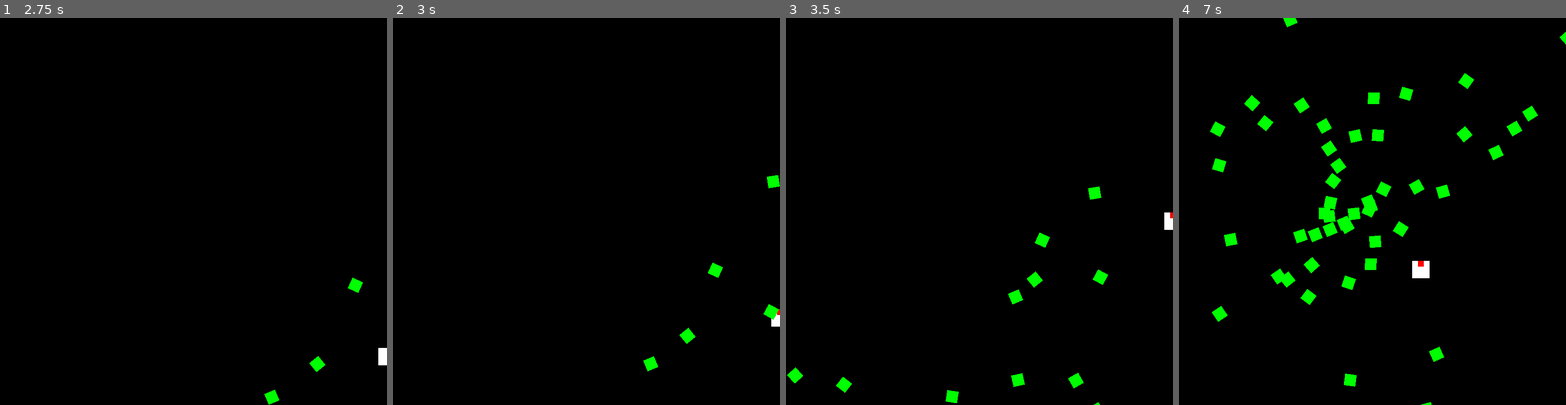
Above: before the commit, frames 1-4 (left to right).
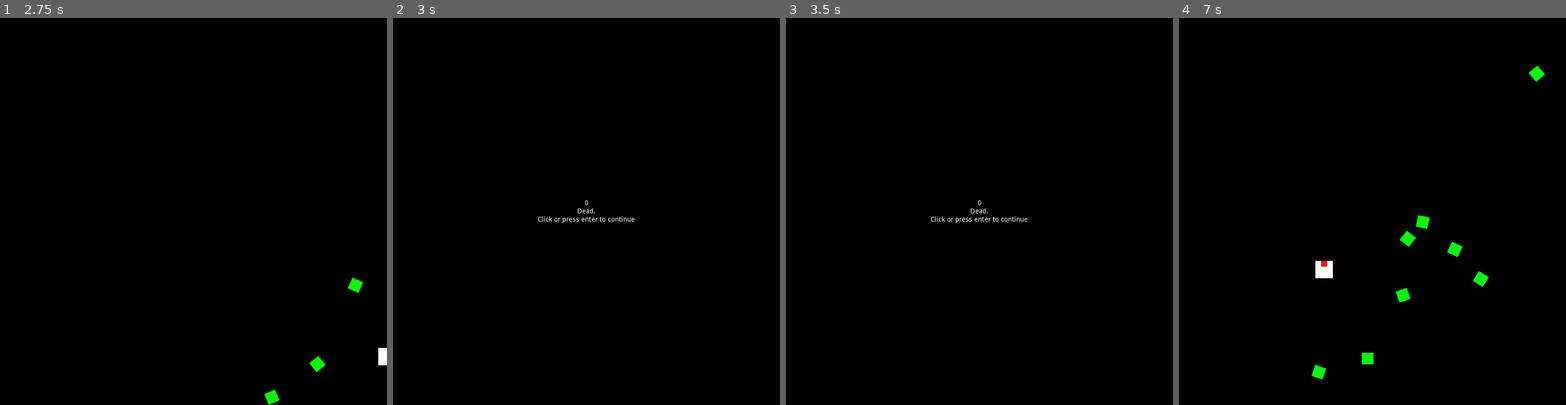
Above: after the commit, the same moments.

Repository: creikey/shmurn
Game: Godot game, scene res://Main.tscn
The game is run twice, just before and just after one commit, with the same random seed, the same clock (stepped at 60 frames per second) and the same inputs.
Inputs (mouse positions are in pixels of both pictures, inside the frame that each line leads up to):
- Up to frame 1 (2.75 s): tap Enter at 0.5 s; move the mouse to (278, 192) at 0.52 s; press the mouse at (278, 192) at 0.53 s; hold D (g_right) 0.53-1.28 s; move the mouse to (116, 230) at 1.27 s; release the mouse at (116, 230) at 1.28 s; hold S (g_down) 1.28-2.03 s; click (116, 230) at 1.35 s; move the mouse to (232, 126) at 2.02 s; press the mouse at (232, 126) at 2.03 s; hold D (g_right) from 2.03 s (still down)
- Up to frame 2 (3 s): move the mouse to (567, 288) at 2.77 s; release D (g_right) at 2.78 s; release the mouse at (567, 288) at 2.78 s; hold W (g_up) from 2.78 s (still down); click (567, 288) at 2.85 s
- Up to frame 3 (3.5 s): keep holding W (g_up)
- Up to frame 4 (7 s): tap Enter at 3.5 s; move the mouse to (1488, 269) at 3.52 s; release W (g_up) at 3.53 s; press the mouse at (1488, 269) at 3.53 s; hold A (g_left) 3.53-5.03 s; move the mouse to (1256, 153) at 4.27 s; release the mouse at (1256, 153) at 4.28 s; click (1256, 153) at 4.35 s; move the mouse to (1391, 211) at 5.02 s; press the mouse at (1391, 211) at 5.03 s; hold S (g_down) 5.03-5.78 s; move the mouse to (1314, 114) at 5.77 s; release the mouse at (1314, 114) at 5.78 s; hold D (g_right) 5.78-6.53 s; click (1314, 114) at 5.85 s; move the mouse to (1457, 192) at 6.52 s; press the mouse at (1457, 192) at 6.53 s; hold W (g_up) from 6.53 s (still down)

Frame 1 is identical in both runs. In frame 2, 0.7% of the frame differs, in the area x 37-100%, y 40-92%; in frame 3, 1.2%; in frame 4, 5.0%, in the area x 8-100%, y 0-100%.

Commit message:
Add logic to switch to game over screen

Diff:
--- a/src/Main.tscn
+++ b/src/Main.tscn
@@ -30,3 +30,4 @@
 stream = ExtResource( 3 )
 volume_db = -11.367
 autoplay = true
+[connection signal="area_entered" from="Player" to="Player" method="_on_Player_area_entered"]
--- a/src/Player.gd
+++ b/src/Player.gd
@@ -14,3 +14,8 @@
 	global_position += Vector2(horizontal, vertical)*400.0*delta
 	global_position.x = clamp(global_position.x, 0.0, get_viewport().size.x)
 	global_position.y = clamp(global_position.y, 0.0, get_viewport().size.y)
+
+
+func _on_Player_area_entered(area):
+	if area.is_in_group("zombies"):
+		get_tree().change_scene("res://Lose.tscn")
--- a/src/Zombie.tscn
+++ b/src/Zombie.tscn
@@ -6,7 +6,9 @@
 [sub_resource type="RectangleShape2D" id=1]
 extents = Vector2( 12, 12 )
 
-[node name="Zombie" type="Area2D"]
+[node name="Zombie" type="Area2D" groups=[
+"zombies",
+]]
 script = ExtResource( 2 )
 
 [node name="Sprite" type="Sprite" parent="."]
